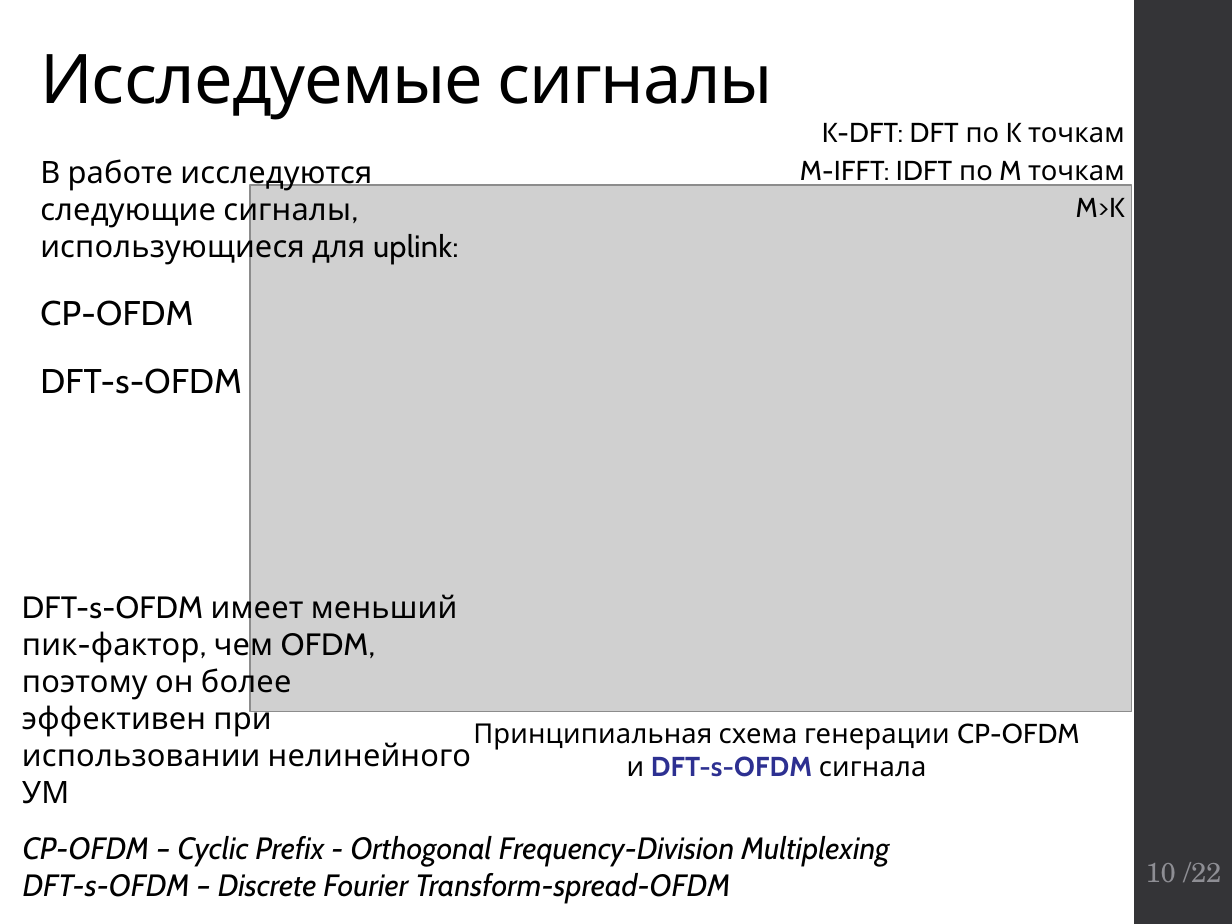
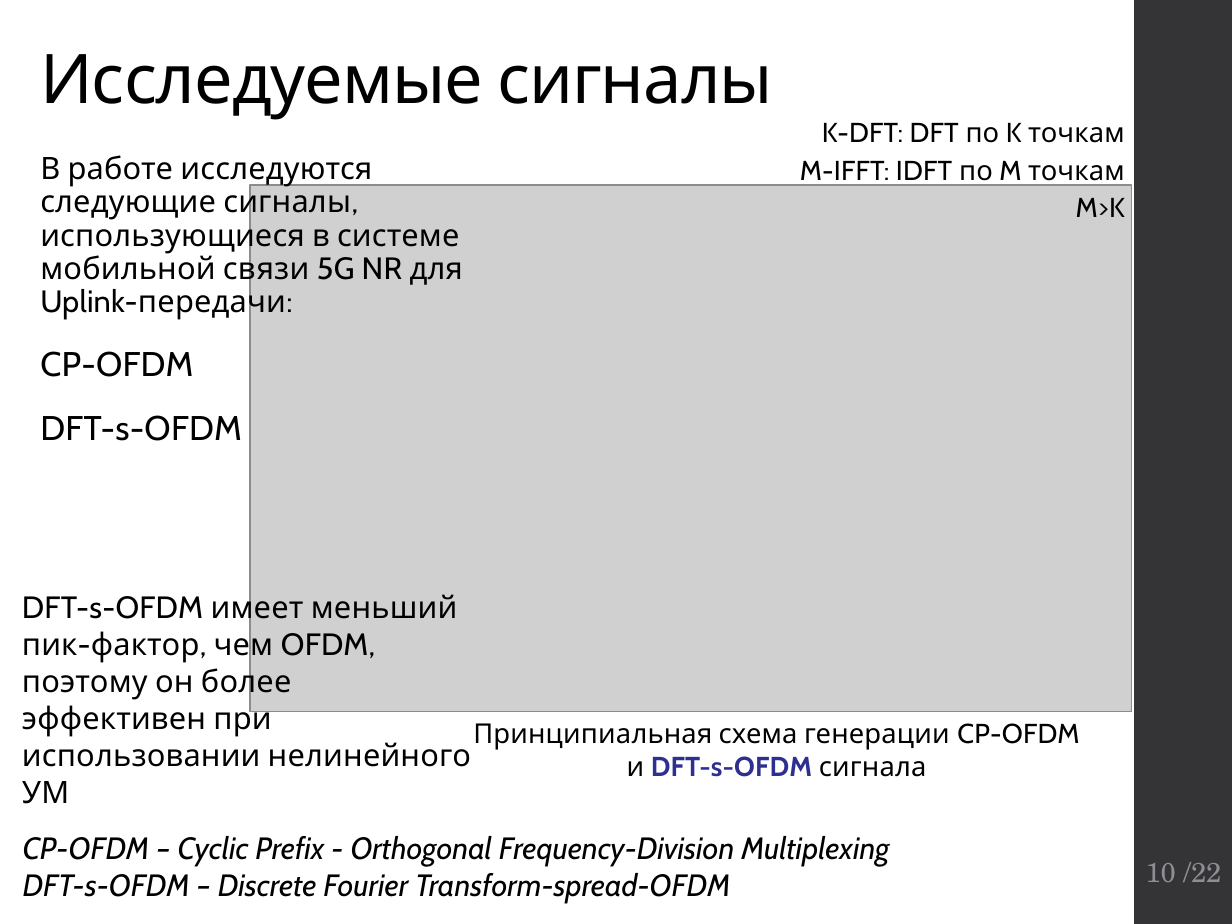
Before and after one commit to kannab98/graduation-paper, a slide deck: slide 10 of Presentation.pptx. Drawn at 1232x924 pixels with LibreOffice and Linux fonts; fonts in the diff are those of the drawing; grey boxes stand for pictures. Boxes give left, top, right and bottom in pixels: in the first picture for what was removed or moved away, otherwise in the second. Text is boxed around its words. In the diff, an @@ line names an element or a change of style, - is before the commit and + after.

```diff
--- a/Presentation.pptx
+++ b/Presentation.pptx
@@ text at box(40, 155, 463, 321): text changed @@
-В работе исследуются следующие сигналы, использующиеся для uplink:
+В работе исследуются следующие сигналы, использующиеся в системе мобильной связи 5G NR для Uplink-передачи:
@@ text at box(40, 351, 242, 441): line spacing 1 to 0.9 @@
```
Also in this commit, not shown: 14 other slides changed, 2 slides added, 1 other file.
